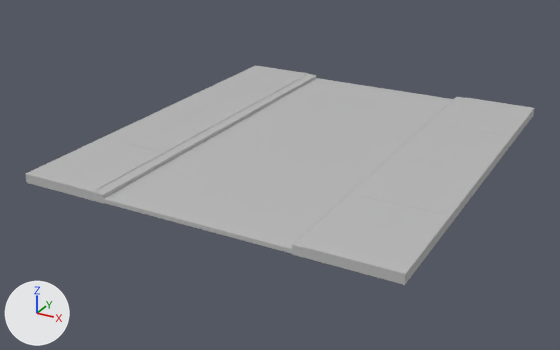
An edit to the FBX model Assets/Art/Static Meshes/City/Scaled Roads/SM_Street_SingleLane.fbx, drawn before and after from the same camera.
Before and after are seen from a camera (50 mm lens) standing at (5.68, -11.31, 4.9) and looking at (-0.3, -0.44, -0.54). Lighting does not change. The marker at lower left points along +X, +Y and +Z. The picture after the commit comes second. Where no turn or scale is listed for an object, it has been applied to the vertices. Vertices at exactly the same position are counted once.

Names of what the first picture shows: 'SM_Road_SingleLane', 'SM_Sidewalk_SingleLane'.
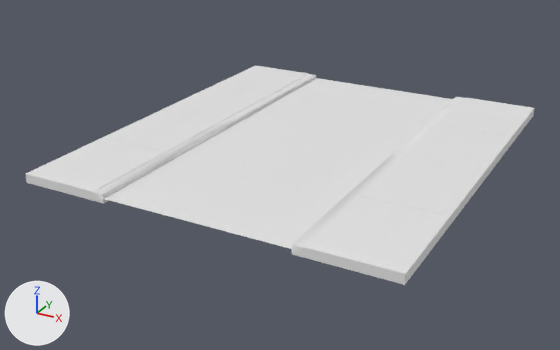
The newer file is also turned or shifted as a whole; pictures and numbers use the older file's frame.

What differs and where, as boxes (x1, y1, x2, y2) in the pictures (560 x 350 px; the box of a moved part takes in the faces that stretch with it):
'SM_Road_SingleLane', reshaped: before (103, 78, 453, 254); after (104, 78, 453, 249)
part 1 of me_mesh_112, moved or reshaped: before (292, 97, 534, 285); after (292, 97, 534, 284)
part 2 of me_mesh_112, moved or reshaped: before (25, 74, 316, 204); after (93, 74, 316, 204)
part 3 of me_mesh_104, deleted: before (103, 199, 292, 254)
part 4 of me_mesh_104, recoloured (grey to white): (104, 78, 453, 249) in both

Patch to the scene script:
```diff
--- a/Assets/Art/Static Meshes/City/Scaled Roads/SM_Street_SingleLane.fbx.py
+++ b/Assets/Art/Static Meshes/City/Scaled Roads/SM_Street_SingleLane.fbx.py
@@ mat_m_road @@
+mat_m_road = principled_material('M_Road')
+mat_m_road.base_color = (0.8, 0.8, 0.8)  # white #e7e7e7
@@ mat_m_sidewalk @@
+mat_m_sidewalk = principled_material('M_Sidewalk')
+mat_m_sidewalk.base_color = (0.8, 0.8, 0.8)  # white #e7e7e7
@@ me_mesh_104 @@
 # used by ob_sm_road_singlelane; location = (0.0, 0.0, 0.0)
 # verts and faces of me_mesh_104; kept vertices keep their numbers, new ones are numbered from 63
 # before: 32 (0.0, -3.52, 0.0) at pixel (191, 222), 33 (0.55, -3.52, 0.0) at pixel (225, 231), 40 (-0.55, -3.52, 0.0) at pixel (158, 213), 48 (0.55, -3.52, -0.07) at pixel (225, 235), 49 (1.57, -3.52, -0.07) at pixel (291, 253)
 # before: 50 (1.57, -3.52, 0.0) at pixel (291, 249), 58 (-0.55, -3.52, -0.07) at pixel (159, 217), 59 (-1.57, -3.52, -0.07) at pixel (103, 202), 60 (-1.57, -3.52, 0.0) at pixel (103, 198), 61 (0.0, -3.52, -0.07) at pixel (191, 226)
-me_mesh_104.from_pydata(...)  # 63 vertices, 40 faces; spans x -1.75..1.75, y -3.52..3.52, z -0.07..0.08
+me_mesh_104.from_pydata(...)  # 25 vertices, 16 faces; spans x -1.57..1.57, y -3.52..3.52, z 0.0
+# me_mesh_104 part 3
+delete_vertices([48, 49, 58, 59, 61])  # with the faces that use them
+# me_mesh_104 part 4: 16 faces spanning x -1.57..1.57, y -3.52..3.52, z 0.0 switch from mat_material__43_001 (grey #bcbcbc) to mat_m_road (white #e7e7e7)
+# other edits to the shape of me_mesh_104 do not show in these pictures
@@ me_mesh_112 @@
 # used by ob_sm_sidewalk_singlelane; location = (0.0, 0.0, 0.0)
-me_mesh_112.from_pydata(...)  # 250 vertices, 448 faces; spans x -3.12..3.12, y -3.52..3.52, z -0.08..0.08
-me_mesh_112.materials.append(mat_material__43_003)  # grey #bcbcbc
+me_mesh_112.from_pydata(...)  # 192 vertices, 176 faces; spans x -3.12..3.12, y -3.52..3.52, z -0.08..0.08
+# me_mesh_112 part 1: 1 vertex moved within x 3.11, y 0.0, z 0.07; 64 vertices removed from x 1.57..3.12, y -3.52..3.52, z -0.08..0.07; 35 vertices added at x 1.57..3.12, y -3.52..3.52, z -0.08..0.07
+# me_mesh_112 part 2: 1 vertex moved within x -3.11, y 0.0, z 0.07; 64 vertices removed from x -3.12..-1.57, y -3.52..3.52, z -0.08..0.07; 35 vertices added at x -3.12..-1.57, y -3.52..3.52, z -0.08..0.07
+me_mesh_112.materials.append(mat_m_sidewalk)  # white #e7e7e7
```
